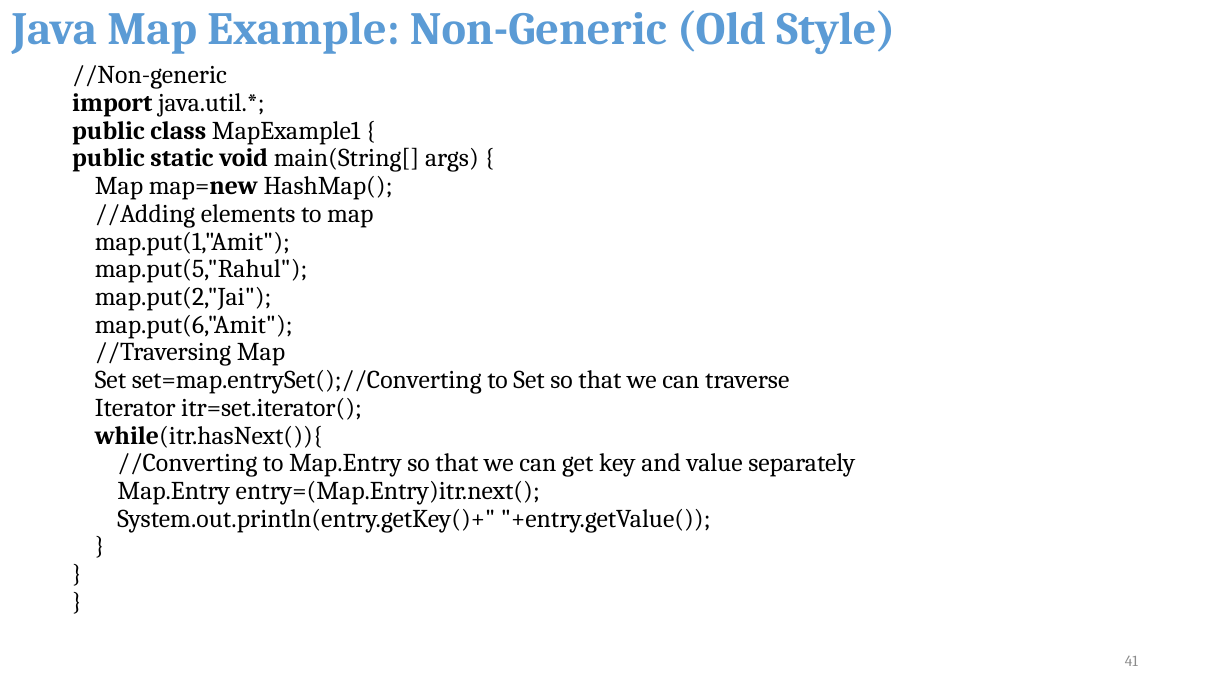
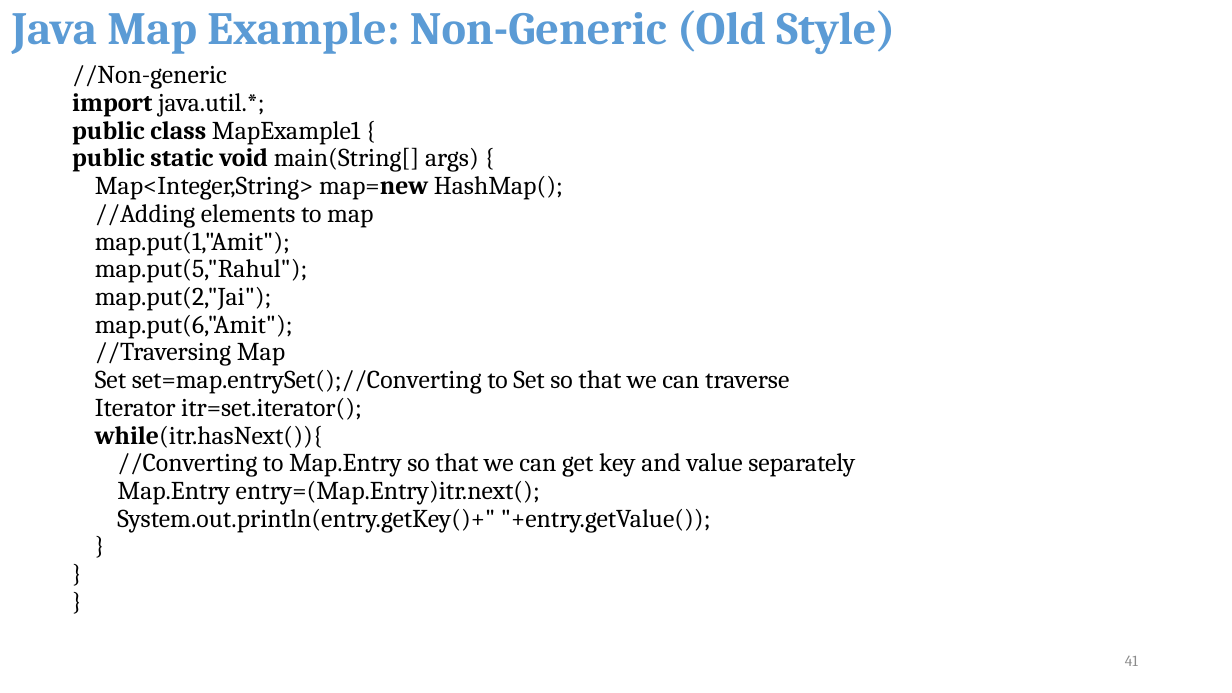
Before and after one commit to suniljeevan/Scalable-Application-Development-using-Java, a slide deck: slide 41 of COURSE MATERIALS/Module3_CSE2503.pptx. Drawn at 1232x693 pixels with LibreOffice and Linux fonts; fonts in the diff are those of the drawing; background and template pictures are left out. Boxes give left, top, right and bottom in pixels: in the first picture for what was removed or moved away, otherwise in the second. Text is boxed around its words. In the diff, an @@ line names an element or a change of style, - is before the commit and + after.

```diff
--- a/COURSE MATERIALS/Module3_CSE2503.pptx
+++ b/COURSE MATERIALS/Module3_CSE2503.pptx
@@ text at [95, 171, 563, 200]: text changed @@
-Map map=new HashMap();
+Map<Integer,String> map=new HashMap();
```
Also in this commit, not shown: 1 slide added, 5 other files.
